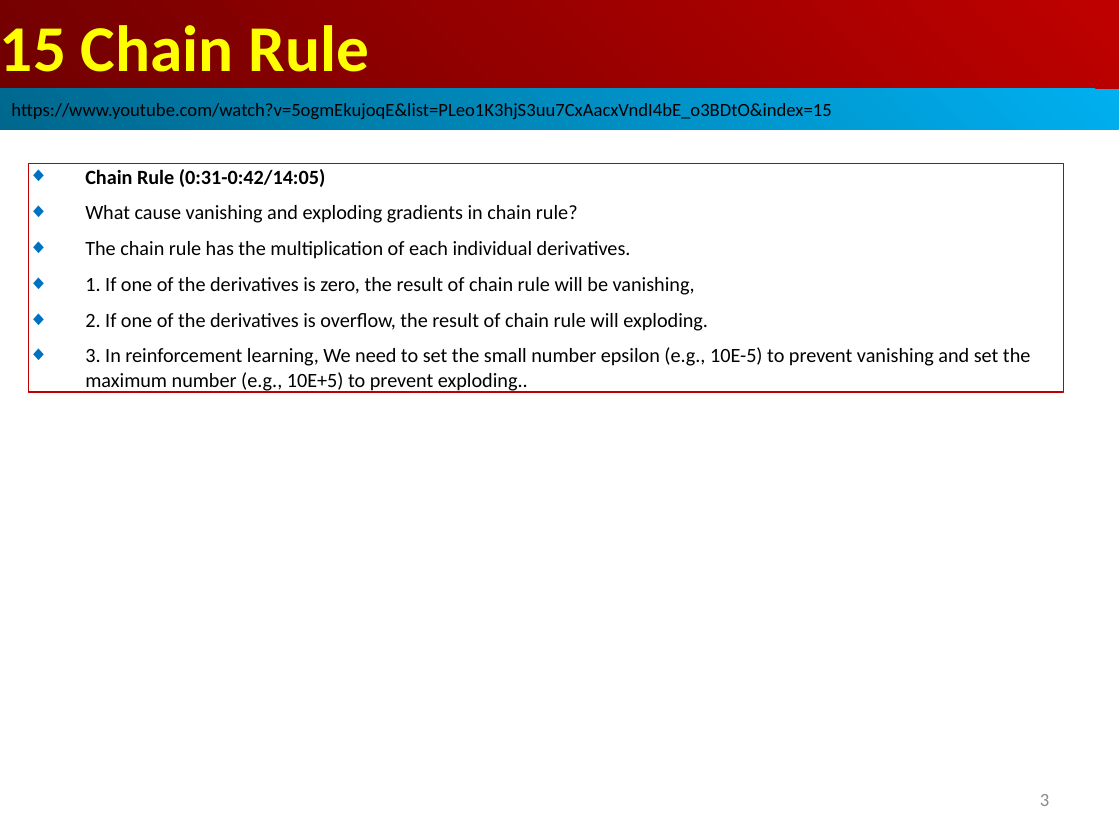
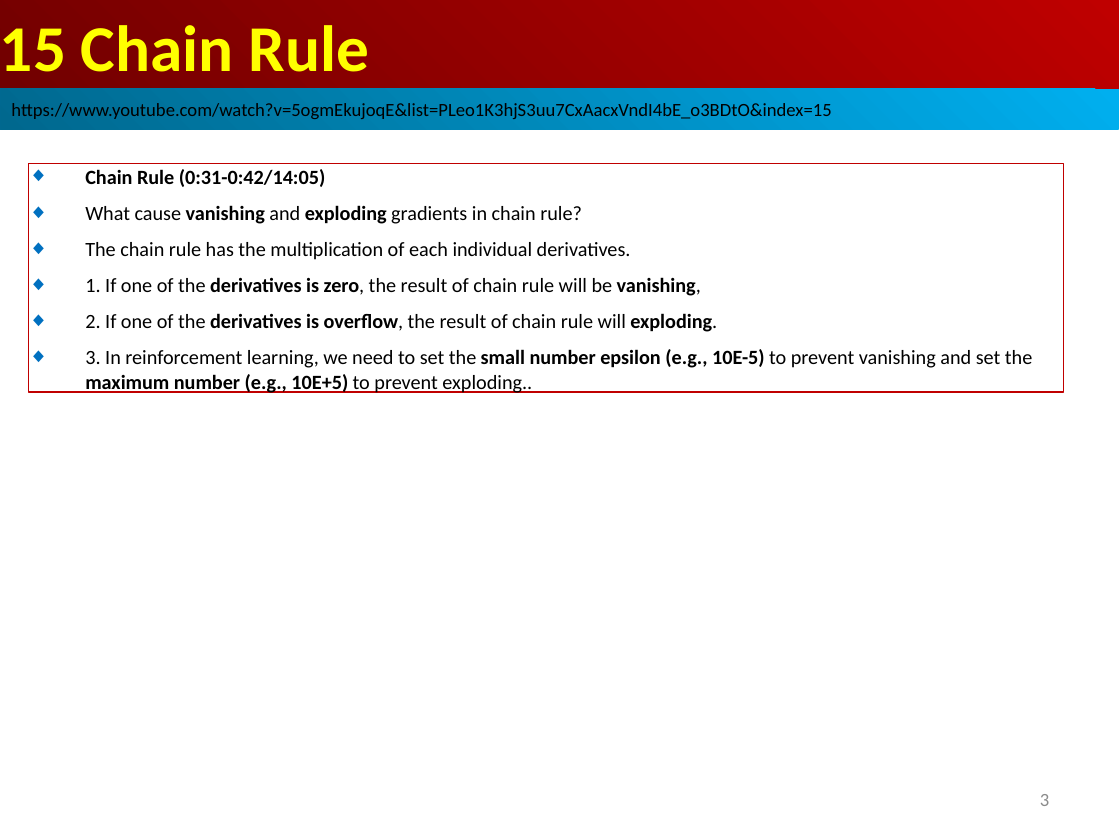
Before and after one commit to peterhchen/AIU_CS512_DL, a slide deck: slide 3 of 000_Lecture_Project/week06/01_Lecture/15_Chain_Rule.ppt. Drawn at 1120x840 pixels with LibreOffice and Linux fonts; fonts in the diff are those of the drawing. Boxes give left, top, right and bottom in pixels: in the first picture for what was removed or moved away, otherwise in the second. Text is boxed around its words. In the diff, an @@ line names an element or a change of style, - is before the commit and + after.

```diff
--- a/000_Lecture_Project/week06/01_Lecture/15_Chain_Rule.ppt
+++ b/000_Lecture_Project/week06/01_Lecture/15_Chain_Rule.ppt
@@ text in rectangle at (x1=85, y1=169, x2=717, y2=332): bold on in "vanishing exploding", "derivatives is zero, vanishing,", "derivatives is overflow, exploding." @@
@@ text in rectangle at (x1=85, y1=349, x2=1032, y2=393): text changed @@
-◆ 3. In reinforcement learning, We need to set the small number epsilon (e.g., 10E-5) to prevent vanishing and set the maximum number (e.g., 10E+5) to prevent exploding..
+◆ 3. In reinforcement learning, we need to set the small number epsilon (e.g., 10E-5) to prevent vanishing and set the maximum number (e.g., 10E+5) to prevent exploding..
```
Also in this commit, not shown: 3 other slides changed, 2 other files.
